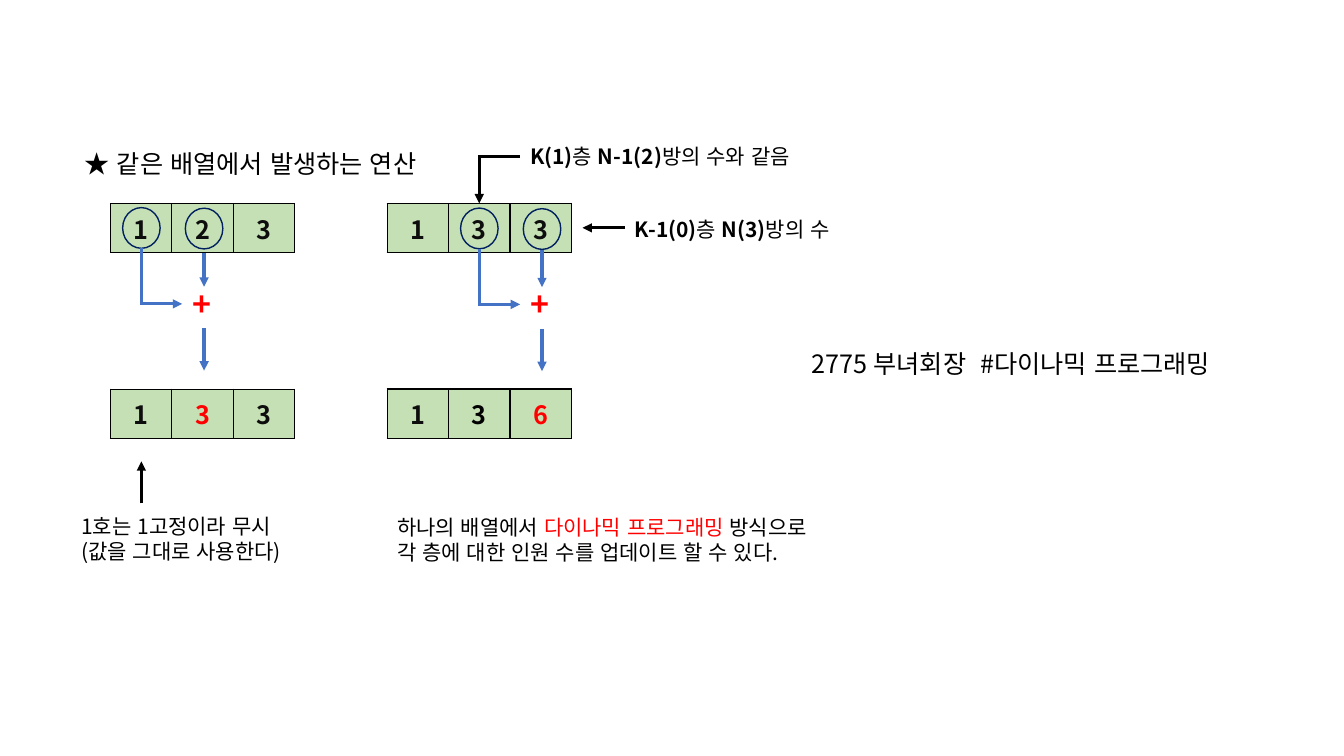
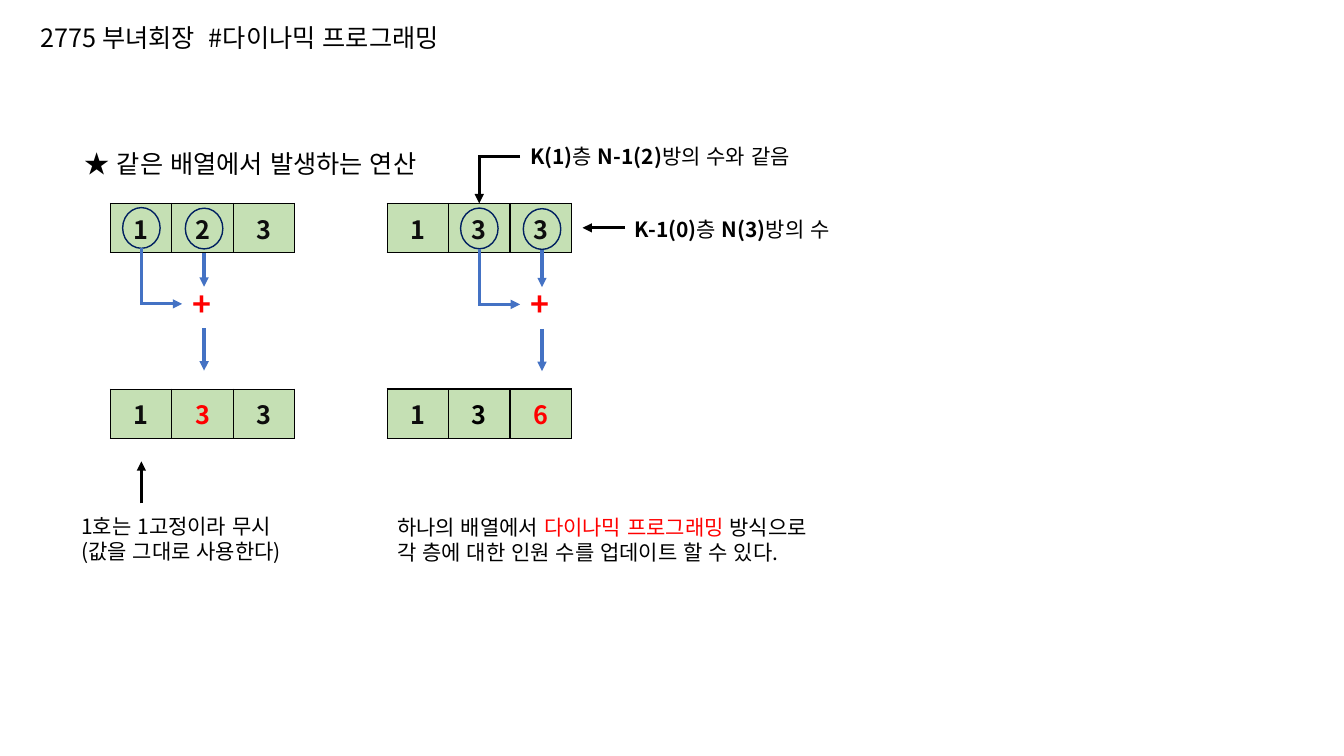
Before and after one commit to phantom0119/Baekjoon, a slide deck: slide 7 of 참고자료.pptx. Drawn at 1344x756 pixels with LibreOffice and Linux fonts; fonts in the diff are those of the drawing. Boxes give left, top, right and bottom in pixels: in the first picture for what was removed or moved away, otherwise in the second. Text is boxed around its words. In the diff, an @@ line names an element or a change of style, - is before the commit and + after.

```diff
--- a/참고자료.pptx
+++ b/참고자료.pptx
@@ text "2775 부녀회장 #다이나믹 프로그래밍": place and size @@
-text "2775 부녀회장 #다이나믹 프로그래밍" at box(812, 352, 1210, 375)
+text "2775 부녀회장 #다이나믹 프로그래밍" at box(41, 26, 439, 49)
```
Also in this commit, not shown: 1 other slide changed, 1 slide added, 1 slide removed, 3 other files.
